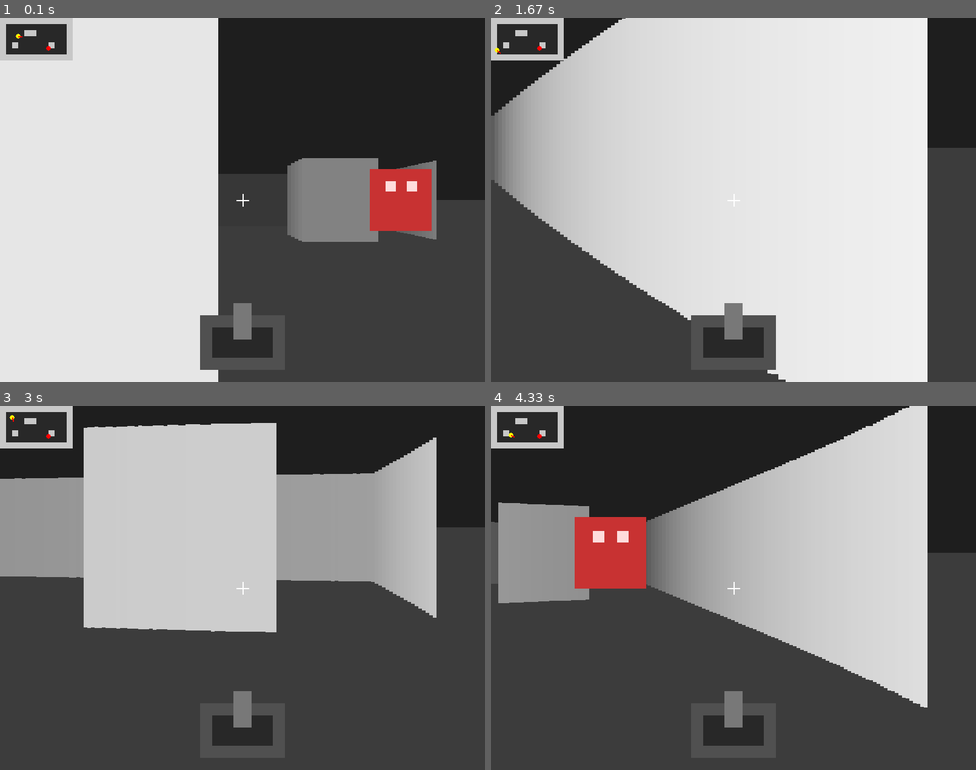
Above: before the commit, frames 1-4 (two rows, left to right).
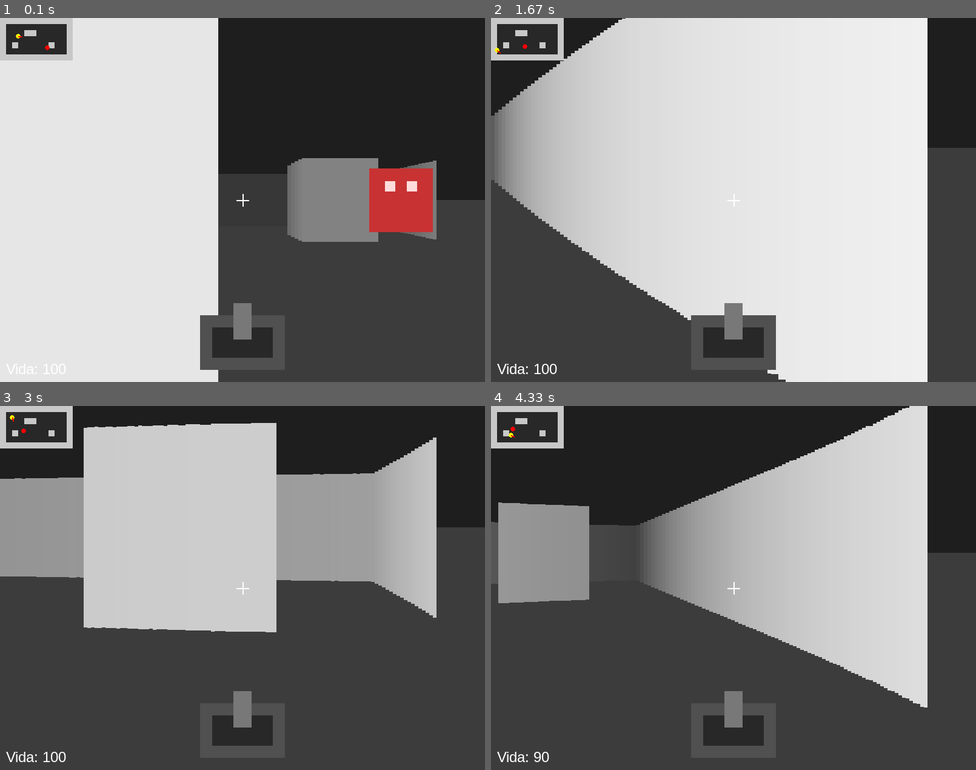
Above: after the commit, the same moments.

Repository: PDR181/mini-doom-pygame
Game: pygame game, started from main.py
Same seed, same stepped clock (60 frames per second), same inputs: the game is played once before the commit and once after it.
Inputs (mouse positions are in pixels of both pictures, inside the frame that each line leads up to):
- Up to frame 1 (0.1 s): no input
- Up to frame 2 (1.67 s): hold D 0.33-0.8 s; move the mouse to (714, 214) at 0.37 s; hold W 0.83-1.3 s; move the mouse to (888, 189) at 0.87 s; hold D from 1.33 s (still down); move the mouse to (617, 203) at 1.37 s
- Up to frame 3 (3 s): release D at 1.8 s; hold A 1.83-2.37 s; move the mouse to (92, 533) at 1.87 s; hold S 2.4-2.87 s; move the mouse to (315, 460) at 2.43 s; hold A from 2.9 s (still down); move the mouse to (300, 620) at 2.93 s
- Up to frame 4 (4.33 s): release A at 3.37 s; hold W 3.4-3.87 s; move the mouse to (743, 464) at 3.43 s; hold D from 3.9 s (still down); move the mouse to (558, 577) at 3.93 s

The runs differ from the first frame. In frame 1, 0.2% of the frame differs, in the area x 1-90%, y 7-98%; in frame 2, 0.2%; in frame 3, 0.2%; in frame 4, 3.0%, in the area x 1-32%, y 5-98%.

Commit message:
feat: adicionado perseguição do inimigo e sistema de vida do jogador

Diff:
--- a/main.py
+++ b/main.py
@@ -14,6 +14,7 @@
 pygame.event.set_grab(True)
 
 clock = pygame.time.Clock()
+font = pygame.font.SysFont("arial", 24)
 
 player_x = 150
 player_y = 150
@@ -22,6 +23,7 @@
 
 player_speed = 3
 mouse_sensitivity = 0.003
+player_health = 100
 
 TILE_SIZE = 50
 
@@ -42,7 +44,8 @@
 enemy_x = 400
 enemy_y = 250
 enemy_alive = True
-enemy_size = 20
+enemy_speed = 1.2
+enemy_damage_cooldown = 0
 
 game_map = [
     "111111111111",
@@ -155,6 +158,36 @@
             )
         )
 
+def move_enemy():
+    global enemy_x, enemy_y, player_health, enemy_damage_cooldown
+
+    if not enemy_alive:
+        return
+
+    dx = player_x - enemy_x
+    dy = player_y - enemy_y
+    distance = math.sqrt(dx * dx + dy * dy)
+
+    if distance > 0:
+        move_x = (dx / distance) * enemy_speed
+        move_y = (dy / distance) * enemy_speed
+
+        new_enemy_x = enemy_x + move_x
+        new_enemy_y = enemy_y + move_y
+
+        if not wall_collision(new_enemy_x, enemy_y):
+            enemy_x = new_enemy_x
+
+        if not wall_collision(enemy_x, new_enemy_y):
+            enemy_y = new_enemy_y
+
+    if enemy_damage_cooldown > 0:
+        enemy_damage_cooldown -= 1
+
+    if distance < 25 and enemy_damage_cooldown == 0:
+        player_health -= 10
+        enemy_damage_cooldown = 30
+
 def draw_minimap():
     for row_index, row in enumerate(game_map):
         for col_index, tile in enumerate(row):
@@ -232,6 +265,10 @@
         pygame.draw.circle(screen, (255, 220, 100), (flash_x, flash_y), flash_size)
         pygame.draw.circle(screen, (255, 255, 180), (flash_x, flash_y), flash_size // 2)
 
+def draw_hud():
+    health_text = font.render(f"Vida: {player_health}", True, (255, 255, 255))
+    screen.blit(health_text, (10, HEIGHT - 35))
+
 def shoot_enemy():
     global enemy_alive
 
@@ -298,6 +335,8 @@
         player_x = new_x
         player_y = new_y
 
+    move_enemy()
+
     if shooting:
         shoot_timer -= 1
         if shoot_timer <= 0:
@@ -316,6 +355,11 @@
     draw_minimap()
     draw_crosshair()
     draw_weapon()
+    draw_hud()
+
+    if player_health <= 0:
+        game_over_text = font.render("GAME OVER", True, (255, 50, 50))
+        screen.blit(game_over_text, (WIDTH // 2 - 70, HEIGHT // 2 - 20))
 
     pygame.display.update()
     clock.tick(60)
